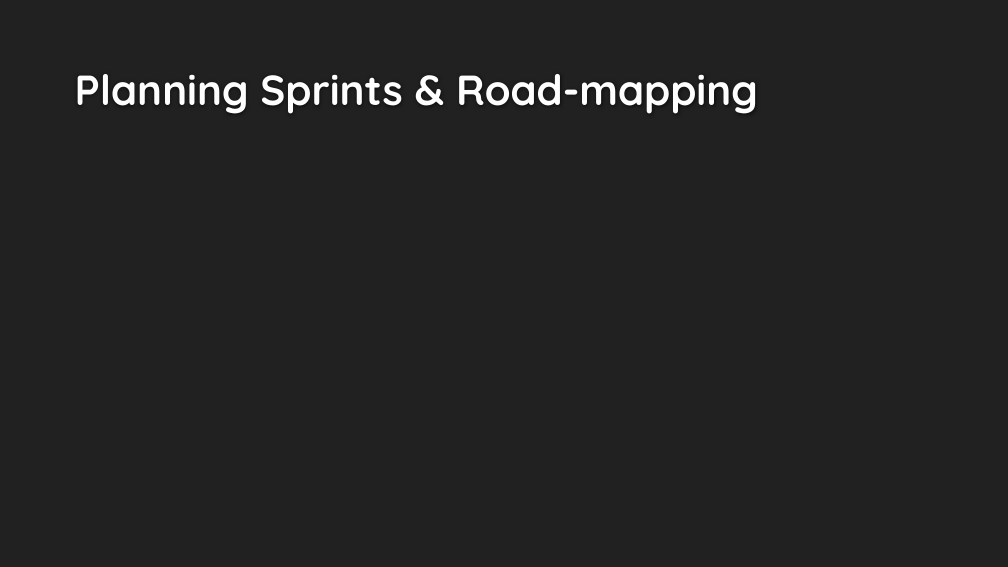
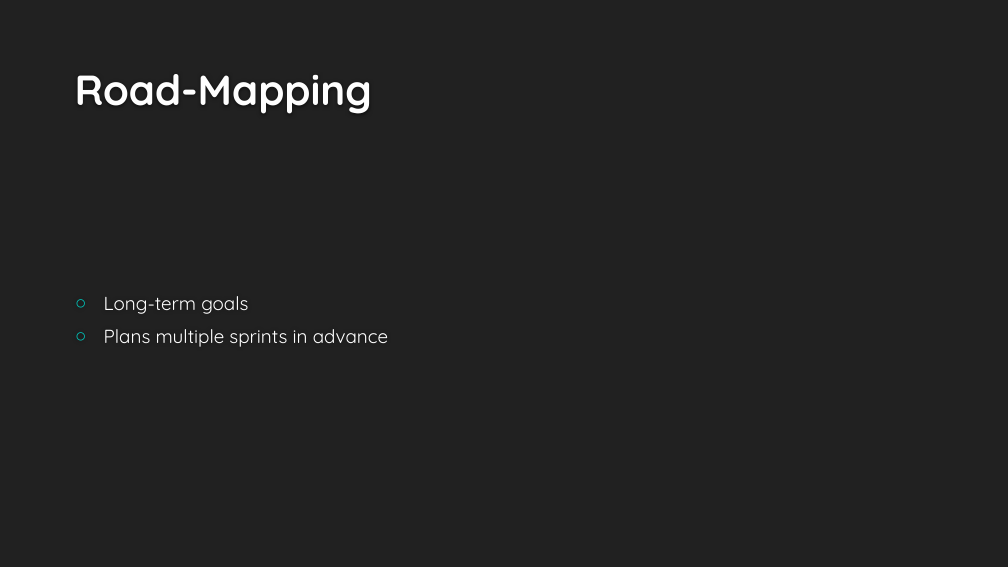
Before and after one commit to hexa-decim8/ISBPM, a slide deck: slide 24 of Class_Materials/Week_3/Day_1/ISBPM w3d1.pptx (slide 16 before the commit). Drawn at 1008x567 pixels with LibreOffice and Linux fonts; fonts in the diff are those of the drawing; background and template pictures are left out. Boxes give left, top, right and bottom in pixels: in the first picture for what was removed or moved away, otherwise in the second. Text is boxed around its words. In the diff, an @@ line names an element or a change of style, - is before the commit and + after.

```diff
--- a/Class_Materials/Week_3/Day_1/ISBPM w3d1.pptx
+++ b/Class_Materials/Week_3/Day_1/ISBPM w3d1.pptx
@@ title at [75, 74, 372, 114]: text changed @@
-Planning Sprints & Road-mapping
+Road-Mapping
@@ text added at [104, 296, 388, 347], 18 pt, text #FFFFFF @@
+○ Long-term goals
+○ Plans multiple sprints in advance
```
Also in this commit, not shown: 3 other slides changed, 28 slides added, 1 slide removed, 5 other files.
